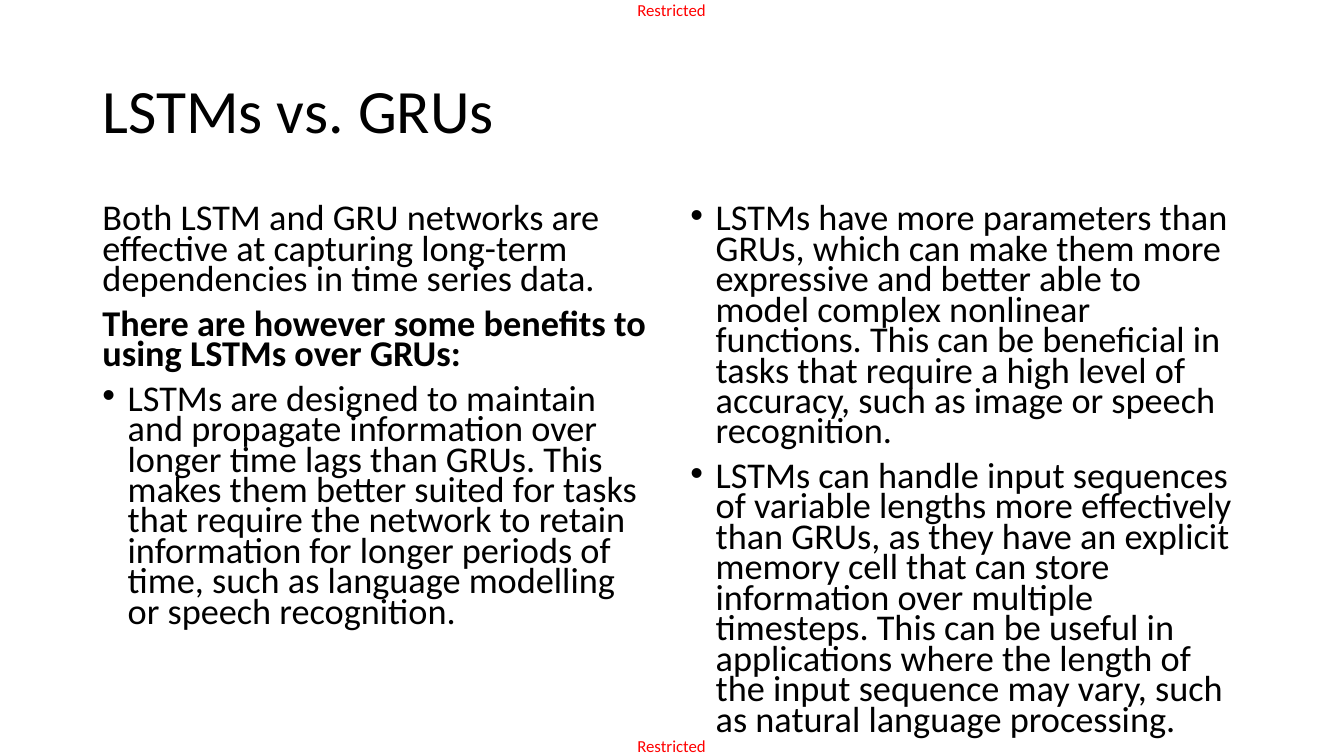
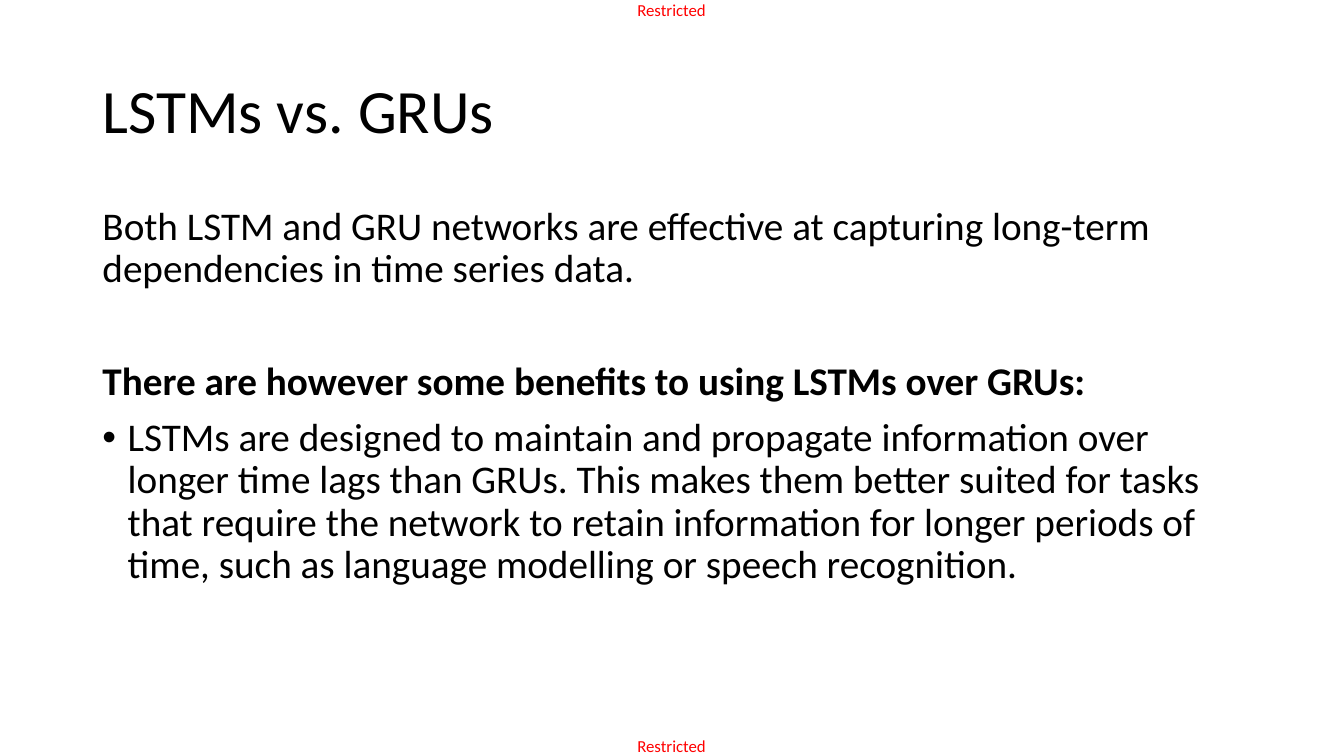
Before and after one commit to matthieudemari/SUTD_DL_50_039, a slide deck: slide 43 of W6/2. W6S2 final/W6S2.pptx (slide 46 before the commit). Drawn at 1344x756 pixels with LibreOffice and Linux fonts; fonts in the diff are those of the drawing. Boxes give left, top, right and bottom in pixels: in the first picture for what was removed or moved away, otherwise in the second. Text is boxed around its words. In the diff, an @@ line names an element or a change of style, - is before the commit and + after.

Commit message:
Correcting some typos here and there.

```diff
--- a/W6/2. W6S2 final/W6S2.pptx
+++ b/W6/2. W6S2 final/W6S2.pptx
@@ text "Both LSTM and GRU networks ..." at (x1=102, y1=212, x2=1199, y2=585): size 25.9 to 28 pt; line spacing 0.7 to 0.9 @@
@@ text removed at (x1=716, y1=204, x2=1231, y2=739) @@
-• LSTMs have more parameters than GRUs, which can make them more expressive and better able to model complex nonlinear functions. This can be beneficial in tasks that require a high level of accuracy, such as image or speech recognition.
-• LSTMs can handle input sequences of variable lengths more effectively than GRUs, as they have an explicit memory cell that can store information over multiple timesteps. This can be useful in applications where the length of the input sequence may vary, such as natural language processing.
```
Also in this commit, not shown: 15 other slides changed, 5 slides added, 7 slides removed, 11 other files.
